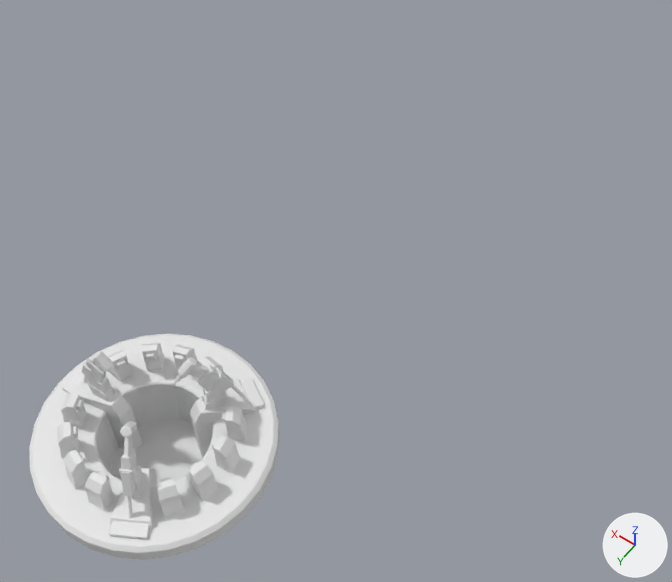
A saved change to the FBX model GJLJam/Assets/Art/Models/Models/Scenery/Reactor.fbx.
The view is the same before and after, from a camera (50 mm lens) standing at (-21.0, 13.6, 40.3) and looking at (-0.7, -14.8, -4.4). The axes (+X, +Y, +Z) are drawn at lower right. The lights are the same throughout. Where no turn or scale is listed for an object, it has been applied to the vertices. Vertices at the same position are counted once.

The older version as bpy lines, for what is in view:
```python
mat_reactor = principled_material('Reactor')
mat_reactor.base_color = (0.8, 0.8, 0.8)  # white #e7e7e7
me_reactor = bpy.data.meshes.new('Reactor')
me_reactor.from_pydata(...)  # 3861 vertices, 3845 faces; spans x -6.2..6.2, y -6.23..6.23, z -3.75..4.9
me_reactor.materials.append(mat_reactor)  # white #e7e7e7
ob_reactor = bpy.data.objects.new('Reactor', me_reactor)
ob_reactor.location = (0.0, 0.0, -1.0)
```
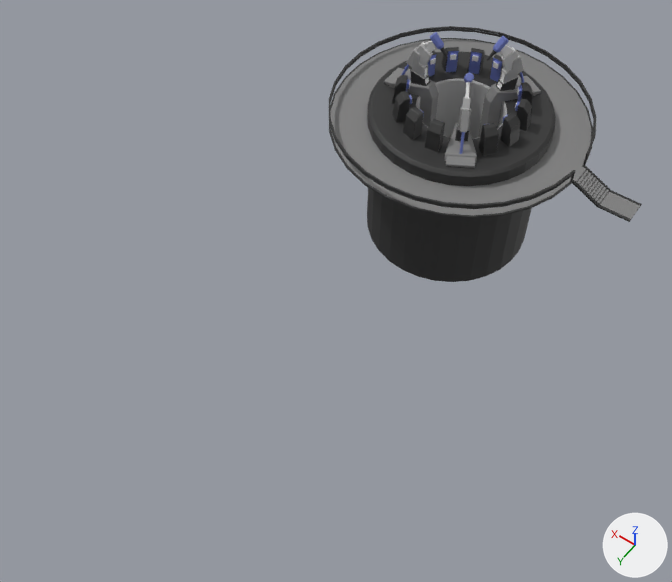
What differs and where, as boxes [x1, y1, x2, y2] in the pictures (672 x 582 px):
'Reactor', surface changed, reshaped, moved (25% wider, 13% taller): before [29, 334, 279, 560]; after [329, 26, 642, 282]
part 1 of me_reactor, built on: before [88, 382, 226, 482]; after [329, 26, 642, 282]
part 2 of me_reactor, surface changed: before [29, 334, 279, 560]; after [367, 32, 556, 186]

The edits, one by one:
Picture 'Bookshelf.png' (img_bookshelf_png) is new.
In material 'Reactor' (mat_reactor), base_color is no longer (0.8, 0.8, 0.8), white #e7e7e7.
In material 'Reactor' (mat_reactor), texture is now set to img_bookshelf_png.
Material 'Glow' (mat_glow) is new.
Its base color is (0.8, 0.8, 0.8) (white #e7e7e7).
Material 'Generic' (mat_generic) is new.
Its texture is img_bookshelf_png.
me_reactor is used by ob_reactor; location (0.0, 0.0, -1.0).
me_reactor had 3861 vertices, 3845 faces and spanned x -6.2..6.2, y -6.23..6.23, z -3.75..4.9.
me_reactor now has 4944 vertices, 4941 faces and spans x -13.0..8.81, y -8.85..8.85, z -11.0..4.9.
me_reactor part 1: 30 vertices moved from x -2.87..2.87, y -2.88..2.88, z -3.69 to x -2.87..2.87, y -2.88..2.88, z -7.69; 6 vertices removed from x -2.22..3.88, y -3.52..0.32, z 1.53..1.54; 1089 vertices added at x -13.0..8.81, y -8.85..8.85, z -11.0..1.4.
me_reactor part 2: 3805 kept faces spanning x -6.2..6.2, y -6.23..6.23, z -7.69..4.9 get new texture (UV) coordinates.
me_reactor now uses material mat_generic (picture img_bookshelf_png).
me_reactor now uses material mat_glow (white #e7e7e7).
Object 'Reactor' (ob_reactor) moves from (0.0, 0.0, -1.0) to (0.0, -30.0, -1.0).
